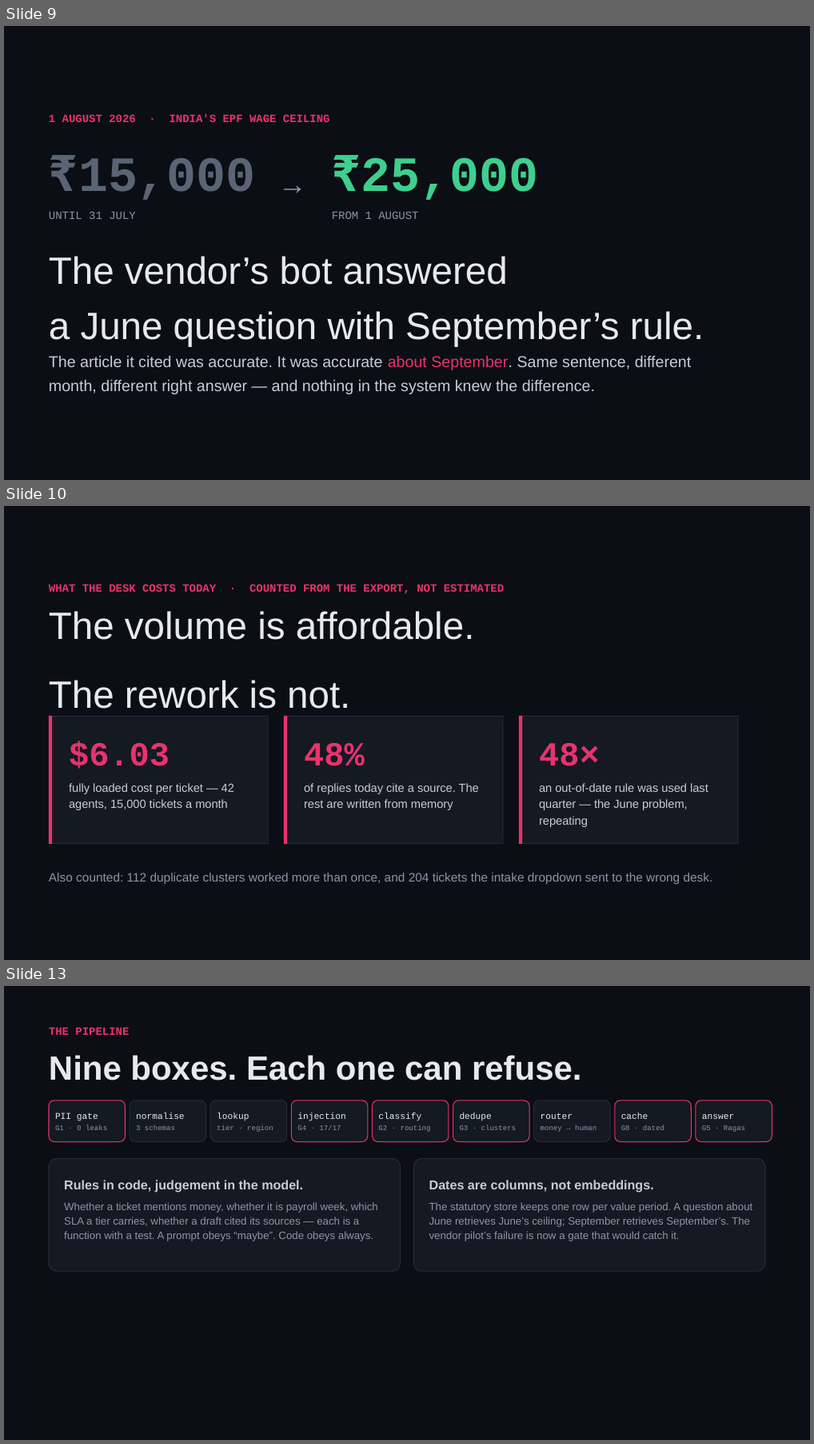
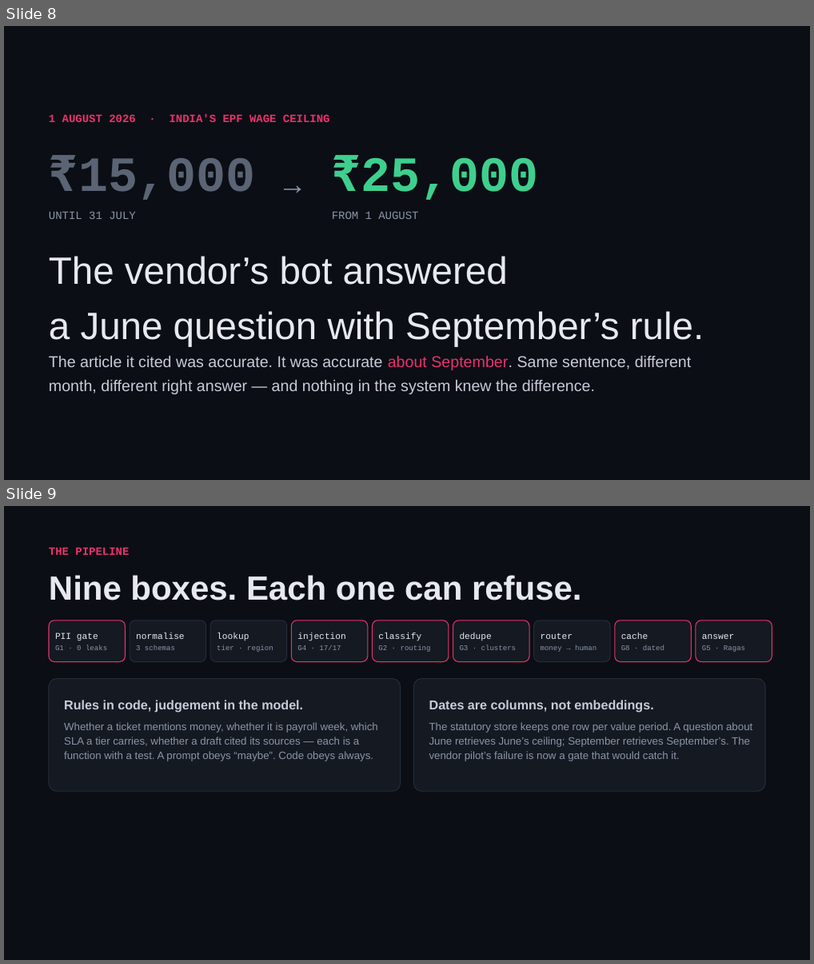
Before and after one commit to shivam-25/ramco-payce-pilot, a slide deck: docs/deck/ramco-payce-pilot.pptx. Shown one above the other, each under a label of ours: slides 9, 10 and 13 before the commit, slides 8 and 9 after it; the slides between them are not shown. The pictures are 814x1444 and 814x964 pixels, drawn with LibreOffice and Linux fonts; fonts in the diff are those of the drawing. Boxes give left, top, right and bottom in pixels: in the first picture for what was removed or moved away, otherwise in the second. Text is boxed around its words. In the diff, an @@ line names an element or a change of style, - is before the commit and + after.

```diff
--- a/docs/deck/ramco-payce-pilot.pptx
+++ b/docs/deck/ramco-payce-pilot.pptx
@@ slide 10 removed at (x1=4, y1=506, x2=810, y2=960), background #0B0E14 @@
@@ text removed at (x1=49, y1=584, x2=504, y2=594) @@
-WHAT THE DESK COSTS TODAY · COUNTED FROM THE EXPORT, NOT ESTIMATED
@@ text removed at (x1=49, y1=611, x2=475, y2=708) @@
-The volume is affordable.
-The rework is not.
@@ rounded rectangle removed at (x1=49, y1=716, x2=269, y2=844) @@
@@ line removed from (49, 716) to (269, 716) @@
@@ line removed from (50, 716) to (50, 844) @@
@@ line removed from (268, 716) to (268, 844) @@
@@ rounded rectangle removed at (x1=284, y1=716, x2=503, y2=844) @@
@@ line removed from (284, 716) to (503, 716) @@
@@ line removed from (286, 716) to (286, 844) @@
@@ line removed from (503, 716) to (503, 844) @@
@@ rounded rectangle removed at (x1=519, y1=716, x2=738, y2=844) @@
@@ line removed from (519, 716) to (738, 716) @@
@@ line removed from (521, 716) to (521, 844) @@
@@ line removed from (738, 716) to (738, 844) @@
@@ text removed at (x1=69, y1=740, x2=170, y2=768) @@
-$6.03
@@ text removed at (x1=304, y1=743, x2=365, y2=766) @@
-48%
@@ text removed at (x1=539, y1=743, x2=600, y2=766) @@
-48×
@@ text removed at (x1=69, y1=783, x2=234, y2=810) @@
-fully loaded cost per ticket — 42 agents, 15,000 tickets a month
@@ text removed at (x1=304, y1=783, x2=479, y2=810) @@
-of replies today cite a source. The rest are written from memory
@@ text removed at (x1=539, y1=783, x2=709, y2=827) @@
-an out-of-date rule was used last quarter — the June problem, repeating
@@ line removed from (49, 843) to (269, 843) @@
@@ line removed from (284, 843) to (503, 843) @@
@@ line removed from (519, 843) to (738, 843) @@
@@ text removed at (x1=49, y1=872, x2=714, y2=884) @@
-Also counted: 112 duplicate clusters worked more than once, and 204 tickets the intake dropdown sent to the wrong desk.
@@ what was slide 9 is now slide 8 @@
@@ what was slide 13 is now slide 9 @@
```
Also in this commit, not shown: 1 slide changed, 6 other slides removed, 13 other files.
